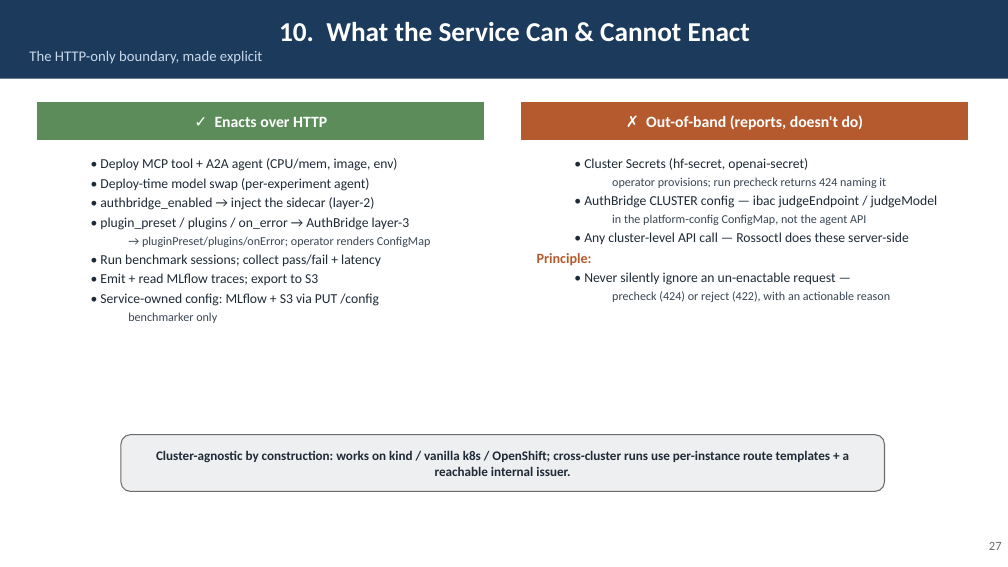
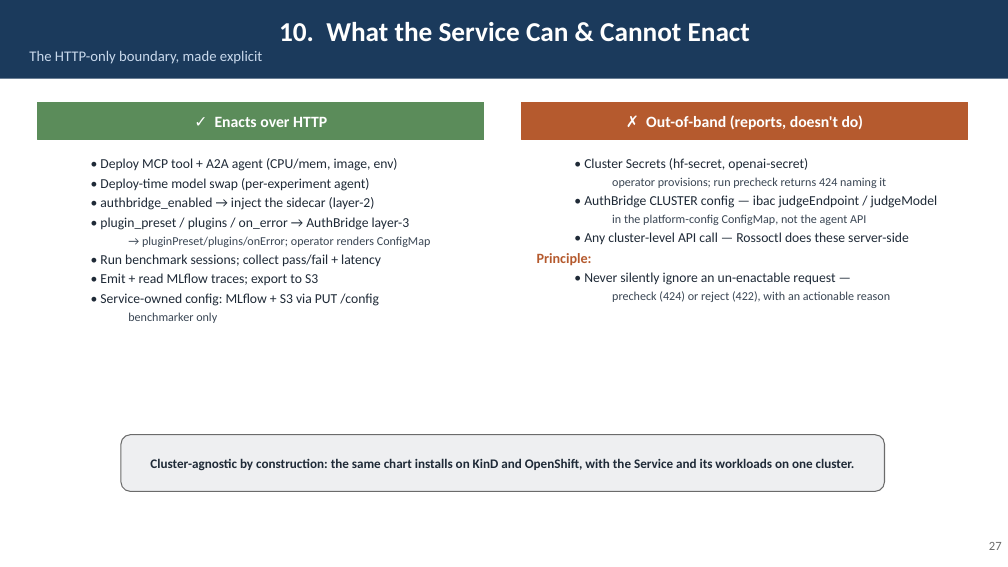
Before and after one commit to rossoctl/autobench, a slide deck: slide 27 of docs/AutoBench.pptx. Drawn at 1008x567 pixels with LibreOffice and Linux fonts; fonts in the diff are those of the drawing. Boxes give left, top, right and bottom in pixels: in the first picture for what was removed or moved away, otherwise in the second. Text is boxed around its words. In the diff, an @@ line names an element or a change of style, - is before the commit and + after.

```diff
--- a/docs/AutoBench.pptx
+++ b/docs/AutoBench.pptx
@@ text in rounded rectangle at (150, 458, 855, 470): text changed @@
-Cluster-agnostic by construction: works on kind / vanilla k8s / OpenShift; cross-cluster runs use per-instance route templates + a reachable internal issuer.
+Cluster-agnostic by construction: the same chart installs on KinD and OpenShift, with the Service and its workloads on one cluster.
```
Also in this commit, not shown: 18 other slides changed, 4 other files.
